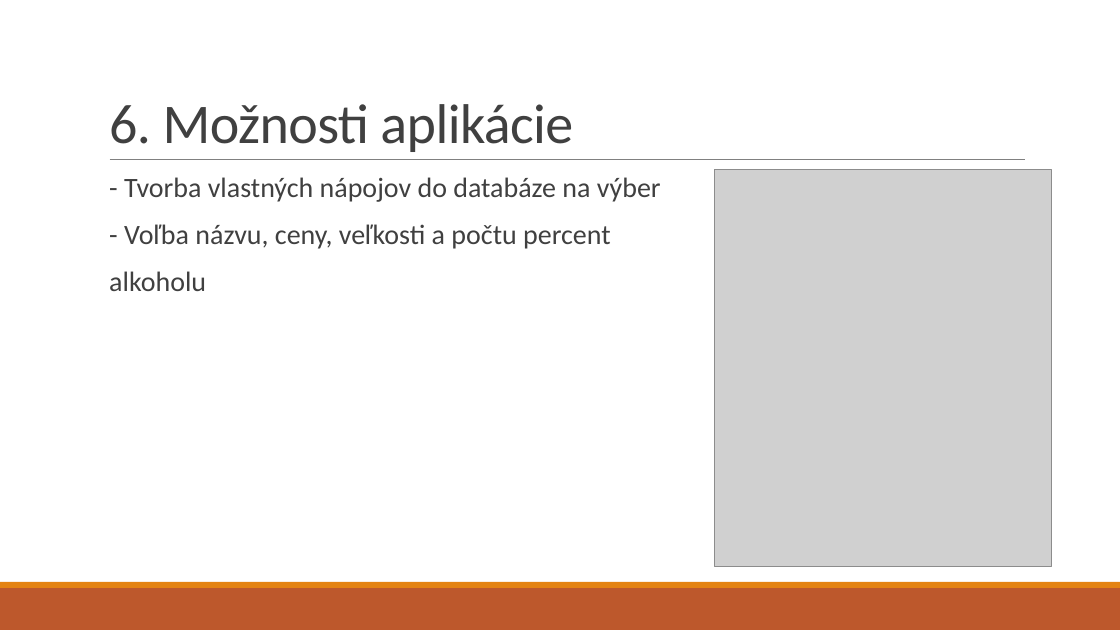
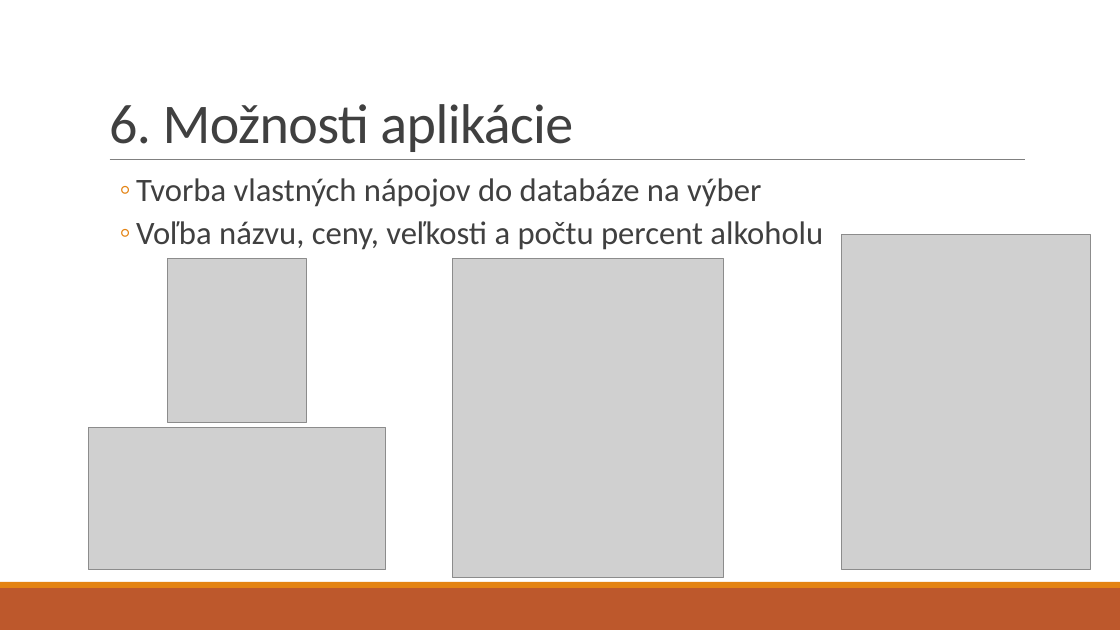
Before and after one commit to rtrembecky/drink_tracker, a slide deck: slide 9 of Presentation/Drink Tracker.pptx. Drawn at 1120x630 pixels with LibreOffice and Linux fonts; fonts in the diff are those of the drawing; grey boxes stand for pictures. Boxes give left, top, right and bottom in pixels: in the first picture for what was removed or moved away, otherwise in the second. Text is boxed around its words. In the diff, an @@ line names an element or a change of style, - is before the commit and + after.

```diff
--- a/Presentation/Drink Tracker.pptx
+++ b/Presentation/Drink Tracker.pptx
@@ text at box(136, 178, 823, 250): text changed; size 24 to 28 pt @@
-  - Tvorba vlastných nápojov do databáze na výber
-  - Voľba názvu, ceny, veľkosti a počtu percent
-  alkoholu
+  ◦ Tvorba vlastných nápojov do databáze na výber
+  ◦ Voľba názvu, ceny, veľkosti a počtu percent alkoholu
@@ picture added at box(841, 235, 1091, 570) @@
@@ picture added at box(168, 259, 307, 423) @@
@@ picture: place and size @@
-picture at box(715, 170, 1052, 566)
+picture at box(453, 259, 723, 578)
@@ picture added at box(88, 427, 386, 570) @@
```
Also in this commit, not shown: 7 other slides changed, 9 other files.
